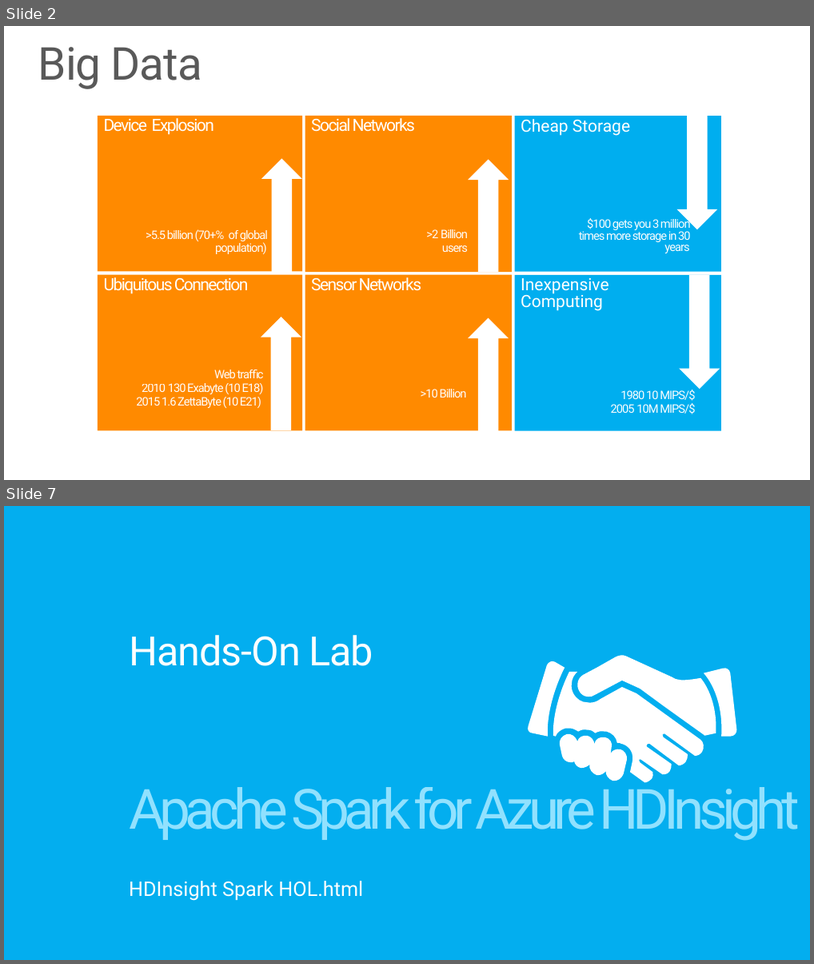
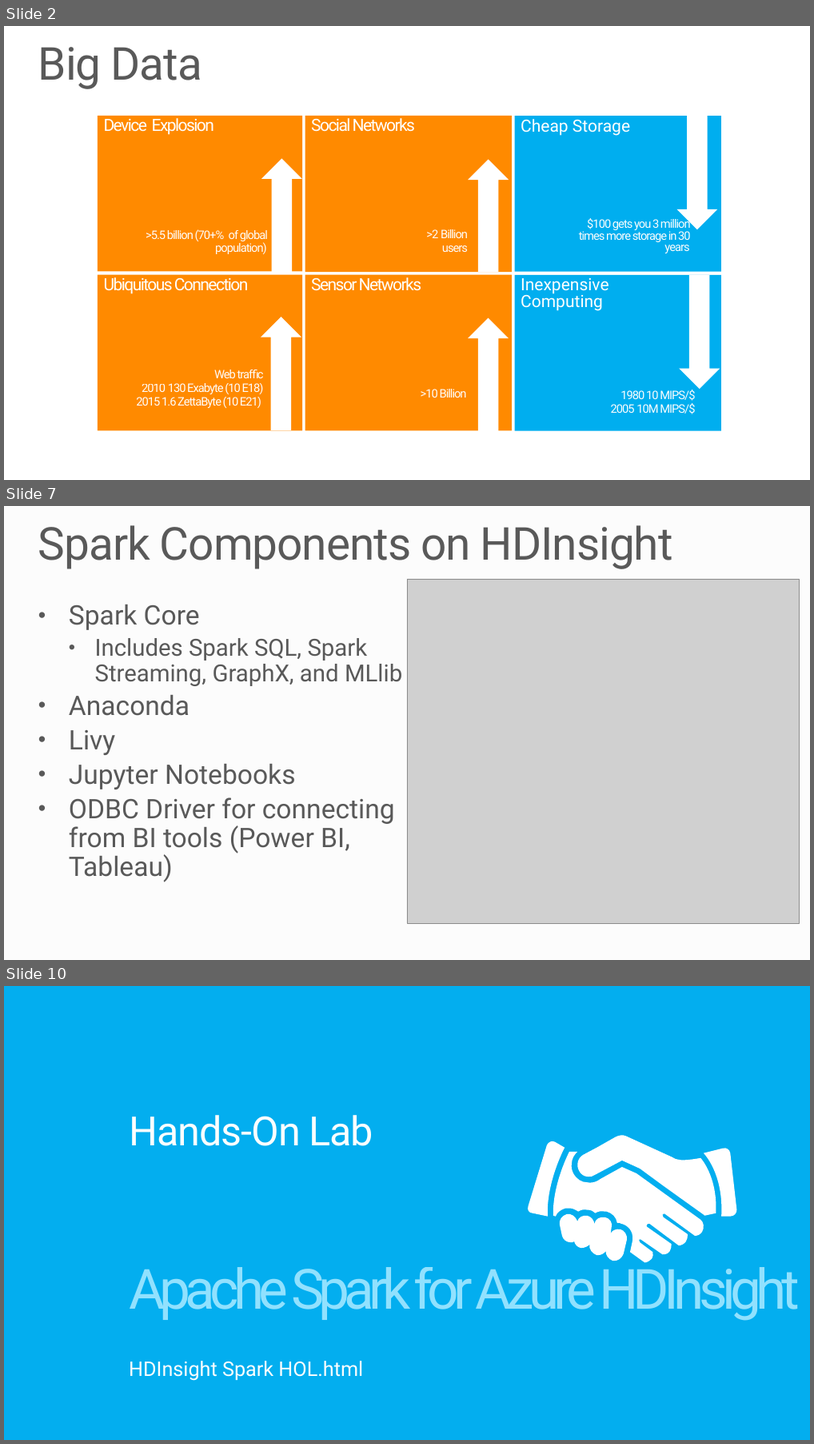
Before and after one commit to MSRConnections/Azure-training-course, a slide deck: Content/Big Data/Azure HDInsight.pptx. Shown one above the other, each under a label of ours: slides 2 and 7 before the commit, slides 2, 7 and 10 after it; the slides between them are not shown. The pictures are 814x964 and 814x1444 pixels, drawn with LibreOffice and Linux fonts; fonts in the diff are those of the drawing; grey boxes stand for pictures; background and template pictures are left out. Boxes give left, top, right and bottom in pixels: in the first picture for what was removed or moved away, otherwise in the second. Text is boxed around its words. In the diff, an @@ line names an element or a change of style, - is before the commit and + after.

Commit message:
Added new Spark lab

```diff
--- a/Content/Big Data/Azure HDInsight.pptx
+++ b/Content/Big Data/Azure HDInsight.pptx
@@ slide 7 added at bbox=[4, 506, 810, 960], background #FCFCFC @@
@@ title added at bbox=[38, 525, 674, 569], 54 pt, text #595959 @@
+Spark Components on HDInsight
@@ picture added at bbox=[407, 579, 800, 923] @@
@@ text added at bbox=[69, 604, 402, 882], 32 pt, text #595959 @@
+• Spark Core
+  • Includes Spark SQL, Spark Streaming, GraphX, and MLlib
+• Anaconda
+• Livy
+• Jupyter Notebooks
+• ODBC Driver for connecting from BI tools (Power BI, Tableau)
@@ what was slide 7 is now slide 10 @@
```
Also in this commit, not shown: 3 slides changed, 3 other slides added, 1 slide removed, 25 other files.
